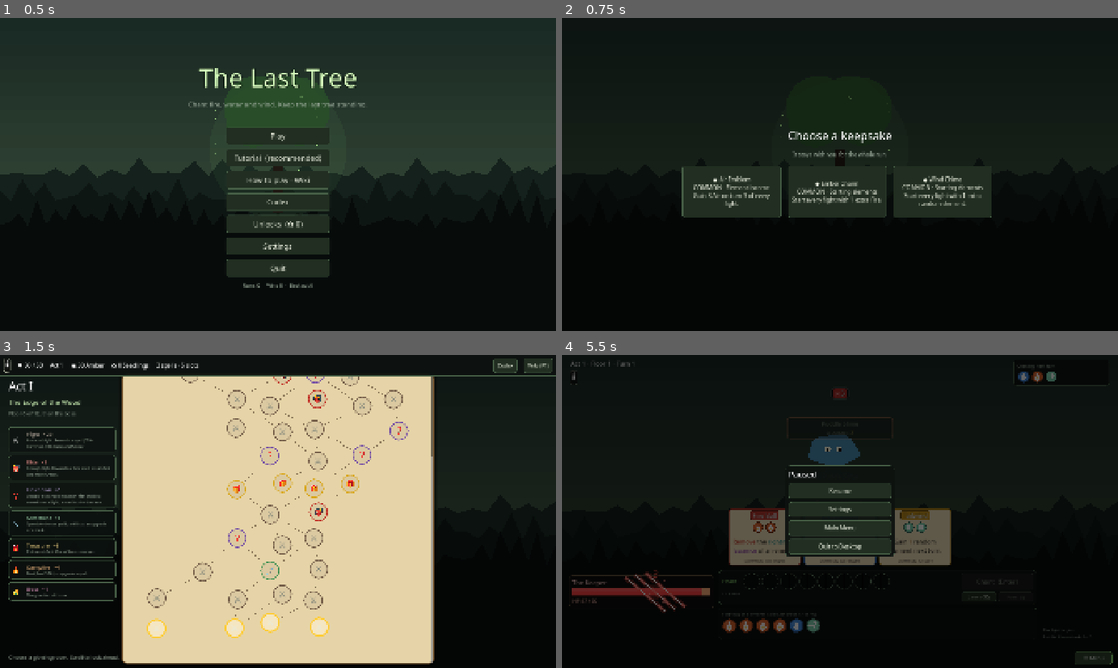
Above: before the commit, frames 1-4 (two rows, left to right).
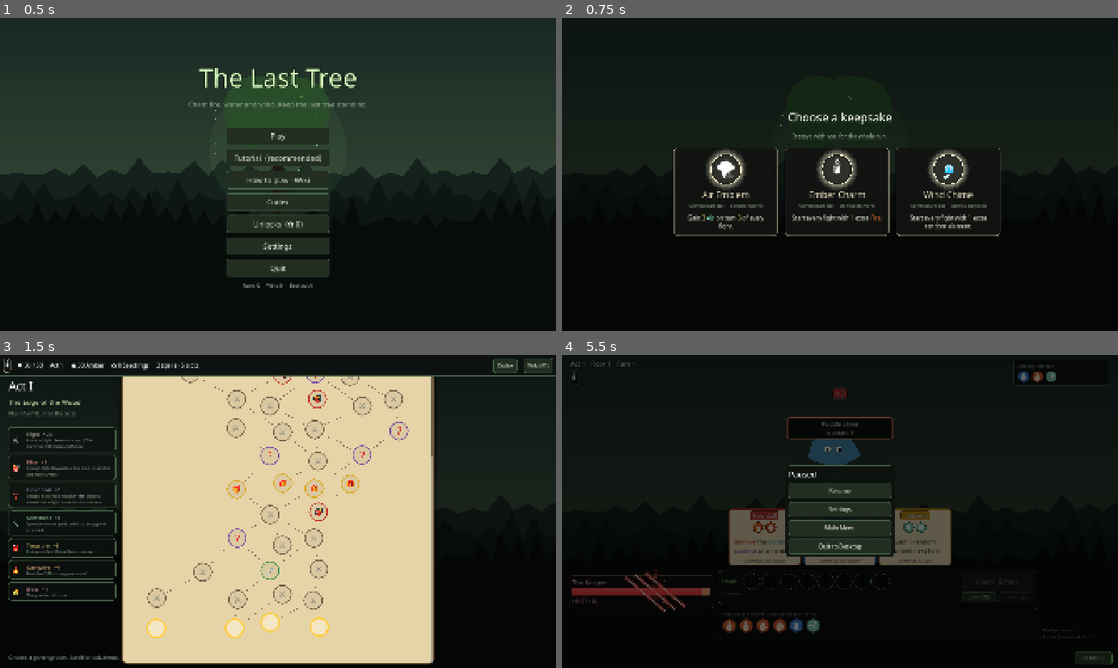
Above: after the commit, the same moments.

Repository: Vu-QuangMinh/The-last-tree
Game: Godot game, scene res://scenes/main.tscn
Same seed, same stepped clock (60 frames per second), same inputs: the game is played once before the commit and once after it.
Inputs (mouse positions are in pixels of both pictures, inside the frame that each line leads up to):
- Up to frame 1 (0.5 s): no input
- Up to frame 2 (0.75 s): click "Play" at 0.5 s
- Up to frame 3 (1.5 s): click (272, 527) at 1.25 s, where only the run before the commit has a clickable "◆ Ember Charm COMMON · Starti…"
- Up to frame 4 (5.5 s): click "⚔" at 2 s; click "Begin the fight" at 2.75 s; click "Clear (⌫)" at 3.5 s; click "Pass (E)" at 4.25 s; click "☰ Menu" at 5 s

Frame 1 is identical in both runs. In frame 2, 10% of the frame differs, in the area x 20-79%, y 30-70%; in frame 3, less than 0.1%; in frame 4, 0.3%.

Commit message:
some more

Diff:
--- a/scripts/core/artifacts.gd
+++ b/scripts/core/artifacts.gd
@@ -50,7 +50,7 @@
 	# ---- cursed: strong, with a price
 	{"id": "blood_pact", "name": "Blood Pact", "aspect": "Cursed", "desc": "+1 element every turn. CURSE: −12 max HP.", "cost": 0, "starter": true, "pool": "curse", "tier": "rare", "icon": "🩸"},
 	{"id": "broken_crown", "name": "Broken Crown", "aspect": "Cursed", "desc": "+2 active spell slots (up to the max of 8). CURSE: start every fight with 2 fewer elements.", "cost": 0, "starter": true, "pool": "boss", "tier": "legendary", "icon": "👑"},
-	{"id": "glass_heart", "name": "Glass Heart", "aspect": "Cursed", "desc": "Your Release deals 1 extra damage to every enemy it hits. CURSE: you take 25% more damage.", "cost": 0, "starter": true, "pool": "curse", "tier": "rare", "icon": "💔"},
+	{"id": "glass_heart", "name": "Glass Heart", "aspect": "Cursed", "desc": "Every enemy your Release hits also loses its rightmost Essence. CURSE: you take 25% more damage.", "cost": 0, "starter": true, "pool": "curse", "tier": "rare", "icon": "💔"},
 	{"id": "hungry_tome", "name": "Hungry Tome", "aspect": "Cursed", "desc": "Every spell can trigger 1 more time per turn. CURSE: −1 active spell slot.", "cost": 0, "starter": true, "pool": "curse", "tier": "rare", "icon": "📕"},
 	{"id": "withered_idol", "name": "Withered Idol", "aspect": "Cursed", "desc": "+1 element every turn and heal 6 after every fight. CURSE: enemies hit 1 harder.", "cost": 0, "starter": true, "pool": "curse", "tier": "rare", "icon": "🗿"},
 ]
--- a/scripts/core/spell_text.gd
+++ b/scripts/core/spell_text.gd
@@ -72,19 +72,17 @@
 				return "Steal %d element%s of your choice from %s" % [n, "s" if n > 1 else "", t]
 			return "Steal up to %d %s from %s" % [n, _el(e.el), t]
 		"burn":
-			if n == 1:
-				return "Burn 1: set a random Essence of %s on fire" % t
-			return "Burn %d: set %d random Essence of %s on fire" % [n, n, t]
+			return "Burn %d on %s" % [n, t]
 		"poison":
-			return "apply %d Poison to %s" % [n, t]
+			return "Poison %d on %s" % [n, t]
 		"stoke":
-			return "set as many more of %s Essence on fire as are Burning now" % ts
+			return "double the Burn on %s" % t
 		"weak":
-			return "Weaken %s for %s" % [t, _turns(e.turns)]
+			return "Weaken %d on %s" % [e.turns, t]
 		"freeze":
-			return "Freeze %s for %s" % [t, _turns(e.turns)]
+			return "Freeze %d on %s" % [e.turns, t]
 		"expose":
-			return "Expose %s for %s" % [t, _turns(e.turns)]
+			return "Expose %d on %s" % [e.turns, t]
 		"ethereal":
 			return "you become Ethereal this turn" if tg == "self" else "make %s Phased this turn" % t
 		"shield":
--- a/scripts/main.gd
+++ b/scripts/main.gd
@@ -81,7 +81,9 @@
 		_pinned.queue_free()
 		_pinned = null
 		if is_instance_valid(_pinned_owner):
-			_pinned_owner.tooltip_text = _pinned_text
+			_pinned_owner.remove_meta("tip_pinned")
+			# keyword text sets its own tooltip per hovered keyword, so it starts clean
+			_pinned_owner.tooltip_text = "" if _pinned_owner is KeywordText else _pinned_text
 		_pinned_owner = null
 		if ev.button_index == MOUSE_BUTTON_RIGHT:
 			get_viewport().set_input_as_handled()
@@ -100,6 +102,7 @@
 	_pinned_owner = c
 	_pinned_text = c.tooltip_text
 	c.tooltip_text = ""
+	c.set_meta("tip_pinned", true)  # keyword text checks this so hovering doesn't reopen its tooltip
 	# close the hover tooltip that may already be showing: nudge the mouse so the viewport re-checks
 	var m := get_viewport().get_mouse_position()
 	get_viewport().warp_mouse(m + Vector2(1, 0))
--- /dev/null
+++ b/scripts/ui/artifact_card.gd
@@ -0,0 +1,112 @@
+class_name ArtifactCard
+extends PanelContainer
+## An artifact on offer (keepsake, treasure, relic): its symbol big in a medallion ringed in its tier colour,
+## the name large in that colour, a small faded type line, and the description with hoverable keywords.
+
+signal clicked
+
+const TIER_COL := {"common": Color(0.93, 0.9, 0.78), "rare": Color(0.5, 0.78, 1.0), "legendary": Color(1.0, 0.78, 0.3)}
+const CURSED_COL := Color(1.0, 0.45, 0.4)
+const W := 360.0
+
+var artifact: Dictionary
+var _box: StyleBoxFlat
+var _col: Color
+var _medal: Control
+var _hover := false
+var _t := 0.0
+
+
+static func make(a: Dictionary) -> ArtifactCard:
+	var c := ArtifactCard.new()
+	c.artifact = a
+	return c
+
+
+func _ready() -> void:
+	var a := artifact
+	var cursed: bool = a.get("aspect", "") == "Cursed"
+	_col = CURSED_COL if cursed else TIER_COL.get(a.get("tier", "common"), Color.WHITE)
+	custom_minimum_size = Vector2(W, 0)
+	mouse_filter = Control.MOUSE_FILTER_STOP
+	mouse_default_cursor_shape = Control.CURSOR_POINTING_HAND
+	_box = StyleBoxFlat.new()
+	_box.bg_color = Color(0.07, 0.08, 0.07, 0.94)
+	_box.border_color = _col.darkened(0.35)
+	_box.set_border_width_all(2)
+	_box.set_corner_radius_all(14)
+	_box.content_margin_left = 22
+	_box.content_margin_right = 22
+	_box.content_margin_top = 18
+	_box.content_margin_bottom = 20
+	_box.shadow_color = Color(0, 0, 0, 0.5)
+	_box.shadow_size = 6
+	add_theme_stylebox_override("panel", _box)
+	var v := VBoxContainer.new()
+	v.add_theme_constant_override("separation", 6)
+	v.mouse_filter = Control.MOUSE_FILTER_IGNORE
+	add_child(v)
+	# the symbol, big, in a medallion
+	_medal = Control.new()
+	_medal.custom_minimum_size = Vector2(0, 118)
+	_medal.mouse_filter = Control.MOUSE_FILTER_IGNORE
+	_medal.draw.connect(_draw_medal)
+	v.add_child(_medal)
+	var icon := UiTheme.label(a.get("icon", "◆"), 60, Color.WHITE)
+	icon.horizontal_alignment = HORIZONTAL_ALIGNMENT_CENTER
+	icon.vertical_alignment = VERTICAL_ALIGNMENT_CENTER
+	icon.set_anchors_and_offsets_preset(Control.PRESET_FULL_RECT)
+	icon.mouse_filter = Control.MOUSE_FILTER_IGNORE
+	_medal.add_child(icon)
+	# name: big and in its tier colour
+	var name_l := UiTheme.label(a.name, 30, _col)
+	name_l.horizontal_alignment = HORIZONTAL_ALIGNMENT_CENTER
+	name_l.add_theme_constant_override("outline_size", 6)
+	name_l.add_theme_color_override("font_outline_color", Color(0, 0, 0, 0.8))
+	name_l.mouse_filter = Control.MOUSE_FILTER_IGNORE
+	v.add_child(name_l)
+	# type: small and faded
+	var tier: String = Artifacts.TIER_NAMES.get(a.get("tier", "common"), "")
+	var kind := "%s artifact  ·  %s" % [tier, a.get("aspect", "")]
+	var type_l := UiTheme.label(kind, 15, Color(0.62, 0.66, 0.6))
+	type_l.horizontal_alignment = HORIZONTAL_ALIGNMENT_CENTER
+	type_l.mouse_filter = Control.MOUSE_FILTER_IGNORE
+	v.add_child(type_l)
+	var gap := Control.new()
+	gap.custom_minimum_size = Vector2(0, 6)
+	gap.mouse_filter = Control.MOUSE_FILTER_IGNORE
+	v.add_child(gap)
+	# the description, keywords coloured and hoverable
+	var desc := KeywordText.make(a.desc, 20)
+	desc.custom_minimum_size = Vector2(W - 44, 0)
+	desc.add_theme_color_override("default_color", Color(0.9, 0.92, 0.86))
+	v.add_child(desc)
+	# the text catches the mouse (for its keyword tooltips), so a click on it still picks the artifact
+	desc.gui_input.connect(func(ev): if ev is InputEventMouseButton and ev.pressed and ev.button_index == MOUSE_BUTTON_LEFT: clicked.emit())
+
+
+func _process(d: float) -> void:
+	_t += d
+	_hover = is_visible_in_tree() and get_global_rect().has_point(get_global_mouse_position())
+	# hovered: the frame lights up in its colour and the medallion glows
+	var target := _col if _hover else _col.darkened(0.35)
+	_box.border_color = _box.border_color.lerp(target, minf(1.0, d * 12.0))
+	_box.set_border_width_all(3 if _hover else 2)
+	_medal.queue_redraw()
+
+
+func _draw_medal() -> void:
+	var c := _medal.size / 2.0
+	var r := 52.0
+	var pulse := 0.5 + 0.5 * sin(_t * 2.5)
+	var glow := 0.18 + (0.22 if _hover else 0.08) * pulse
+	for k in 4:
+		_medal.draw_circle(c, r + 6.0 + k * 5.0, Color(_col, glow * (1.0 - k * 0.24)))
+	_medal.draw_circle(c, r, Color(0.13, 0.14, 0.12))
+	_medal.draw_circle(c, r - 6.0, Color(0.18, 0.19, 0.16))
+	_medal.draw_arc(c, r, 0, TAU, 48, _col, 3.0)
+
+
+func _gui_input(ev: InputEvent) -> void:
+	if ev is InputEventMouseButton and ev.pressed and ev.button_index == MOUSE_BUTTON_LEFT:
+		clicked.emit()
--- a/scripts/ui/choice_screen.gd
+++ b/scripts/ui/choice_screen.gd
@@ -54,25 +54,10 @@
 		card.clicked.connect(func(_c): chosen.emit(idx))
 		row.add_child(card)
 	for i in artifacts.size():
-		var a: Dictionary = artifacts[i]
-		var b := Button.new()
-		b.custom_minimum_size = Vector2(340, 180)
-		var cursed: bool = a.get("aspect", "") == "Cursed"
-		var tier: String = Artifacts.TIER_NAMES.get(a.get("tier", "common"), "")
-		b.text = "%s %s\n%s · %s\n\n%s" % ["☠" if cursed else "◆", a.name, tier.to_upper(), "CURSED" if cursed else a.get("aspect", ""), a.desc]
-		if a.get("tier", "") == "legendary" and not cursed:
-			b.add_theme_color_override("font_color", Color(1, 0.8, 0.4))
-		elif a.get("tier", "") == "rare" and not cursed:
-			b.add_theme_color_override("font_color", Color(0.6, 0.8, 1))
-		if cursed:
-			b.add_theme_color_override("font_color", Color(1, 0.55, 0.5))
-			b.add_theme_color_override("font_hover_color", Color(1, 0.7, 0.65))
-		b.autowrap_mode = TextServer.AUTOWRAP_WORD_SMART
-		b.add_theme_font_size_override("font_size", 20)
-		b.focus_mode = Control.FOCUS_NONE
+		var card := ArtifactCard.make(artifacts[i])
 		var idx := i
-		b.pressed.connect(func(): chosen.emit(idx))
-		row.add_child(b)
+		card.clicked.connect(func(): chosen.emit(idx))
+		row.add_child(card)
 	if can_skip:
 		var skip := UiTheme.button("Skip", func(): chosen.emit(-1), 20)
 		skip.size_flags_horizontal = Control.SIZE_SHRINK_CENTER
--- a/scripts/ui/fight_screen.gd
+++ b/scripts/ui/fight_screen.gd
@@ -795,8 +795,6 @@
 	if fight.over:
 		await _finish()
 	elif not fight.has_valid_move() and auto_release:
-		if fight.used.is_empty():
-			_banner("No spell matched", UiTheme.MUTED, 0.6)
 		await _wait(0.5)
 		await _damage_step()
 
@@ -920,7 +918,6 @@
 	if fight.over:
 		await _finish()
 	else:
-		_banner("Your turn", Color(0.9, 0.95, 0.8), 0.7)
 		tut.emit("turn_start", fight.turn)
 
 
@@ -933,13 +930,16 @@
 
 func _finish() -> void:
 	busy = true
-	_banner("Victory!" if fight.won else "The last tree falls…", Color(0.6, 1, 0.5) if fight.won else UiTheme.DANGER)
-	await get_tree().create_timer(1.0).timeout
-	if fight.won and fight.player.damage_taken <= 0.0:
-		await _slam("Perfect!", Color(0.55, 1.0, 0.75), Color(0.0, 0.3, 0.2), 150)
+	if fight.won:
+		await get_tree().create_timer(0.3).timeout
+		if fight.player.damage_taken <= 0.0:
+			await _slam("Perfect Victory!", Color(0.55, 1.0, 0.75), Color(0.0, 0.3, 0.2), 120)
+		else:
+			await _slam("Victory!", Color(0.75, 1.0, 0.5), Color(0.1, 0.28, 0.05), 140)
 		await get_tree().create_timer(0.5).timeout
 	else:
-		await get_tree().create_timer(0.4).timeout
+		_banner("The last tree falls…", UiTheme.DANGER, 1.6)
+		await get_tree().create_timer(1.6).timeout
 	finished.emit(fight.won)
 
 
@@ -1317,7 +1317,6 @@
 					card.refresh()
 			await _wake_fx(hits, false)
 			_refresh_all()
-			_banner("Your spells come alive!", Color(1, 0.9, 0.55), 0.6)
 			await _wait(0.3)
 		"extension":
 			# the chant changed and woke more spells: the same flight (all at once), then an "Extension!" slam each.
@@ -1332,15 +1331,13 @@
 			_refresh_all()
 		"spell":
 			Audio.play("spell_glow")
-			# the card lifts and glows, and says what it does
+			# the card lifts and glows (its text is right there on the card)
 			var card := _card_for(ev.spell.id)
 			if card:
 				var tw := card.create_tween()
 				tw.tween_property(card, "modulate", Color(1.5, 1.4, 1.1), 0.12)
 				tw.tween_property(card, "modulate", Color.WHITE, 0.4)
-			var at := (card.global_position + Vector2(card.size.x * card.scale.x / 2.0, -20)) if card else Vector2(960, 480)
-			_callout("[b]%s[/b]\n%s" % [ev.spell.name, Keywords.colorize(SpellText.card_text(ev.spell))], at, GameData.spell_color(ev.spell.pattern), 1.1)
-			await _wait(0.55)
+			await _wait(0.4)
 		"spell_effect":
 			await _spell_fly(ev)
 		"effect":
@@ -1365,7 +1362,6 @@
 			var v: EnemyView = _views.get(ev.enemy)
 			if v:
 				v.hit_flash()
-				_float_text("Poison", v.global_position + Vector2(90, 200), Color(0.6, 0.95, 0.4))
 			if ev.get("burn", false):
 				Audio.play("sfx_burn_tick")
 			if ev.get("poison", false):
@@ -1738,7 +1734,7 @@
 	tw.tween_property(actor.creature, "scale", Vector2.ONE, 0.2)
 	var m: Dictionary = ev.move
 	var words := "❄ Frozen: it skips its turn." if ev.frozen else _move_words(m, ev.enemy)
-	_callout("[b]%s[/b]\n%s" % [ev.enemy.name, Keywords.colorize(words)], actor.global_position + Vector2(actor.size.x / 2.0, 250), Color(1, 0.55, 0.4), 0.9)
+	_callout("[b]%s[/b]\n%s" % [ev.enemy.name, Keywords.colorize(words)], actor.global_position + Vector2(actor.size.x / 2.0, 250), Color(1, 0.55, 0.4), 1.8)
 	await _wait(0.75)
 
 
@@ -1802,11 +1798,9 @@
 		var comet := Comet.launch(_fx, from, to, (look[1] as Color).lightened(0.3))
 		comet.rise = 60.0
 		await _wait(0.45)
-		_float_text("%s %s" % [look[0], info[0]], to + Vector2(-40, -40), (look[1] as Color).lightened(0.4))
 		_shake(4.0)
 	elif v:
 		v.hit_flash()
-		_float_text("%s %s" % [look[0], info[0]], v.global_position + Vector2(90, 190), (look[1] as Color).lightened(0.45))
 	_sync_views()
 	_refresh_all()
 	await _wait(0.5)
--- /dev/null
+++ b/scripts/ui/keyword_text.gd
@@ -0,0 +1,37 @@
+class_name KeywordText
+extends RichTextLabel
+## Rules text with coloured keywords you can hover: each keyword shows its own explanation as a tooltip, and
+## right-click pins it (like every other tooltip). Hovering plain words shows nothing.
+
+var on_parchment := false
+
+
+static func make(text: String, font_px := 20, p_on_parchment := false) -> KeywordText:
+	var r := KeywordText.new()
+	r.on_parchment = p_on_parchment
+	r.add_theme_font_size_override("normal_font_size", font_px)
+	r.add_theme_font_size_override("bold_font_size", font_px)
+	r.set_rules(text)
+	return r
+
+
+func _init() -> void:
+	bbcode_enabled = true
+	fit_content = true
+	scroll_active = false
+	autowrap_mode = TextServer.AUTOWRAP_WORD_SMART
+	meta_underlined = false
+	mouse_filter = Control.MOUSE_FILTER_STOP
+	meta_hover_started.connect(func(meta): if not has_meta("tip_pinned"): tooltip_text = Keywords.keyword_tip(str(meta)))
+	meta_hover_ended.connect(func(_meta): tooltip_text = "")
+
+
+func set_rules(text: String, centered := true) -> void:
+	var body := Keywords.colorize(text, on_parchment, true)
+	self.text = ("[center]%s[/center]" % body) if centered else body
+
+
+func _make_custom_tooltip(for_text: String) -> Object:
+	if for_text.strip_edges() == "":
+		return null
+	return Keywords.make_tooltip(for_text)
--- a/scripts/ui/keywords.gd
+++ b/scripts/ui/keywords.gd
@@ -4,6 +4,7 @@
 
 ## keyword -> [colour on dark UI, colour on parchment, explanation]
 const K := {
+	"curse": [Color(1.0, 0.45, 0.4), Color(0.7, 0.1, 0.08), "Curse: the price of a cursed artifact. It lasts as long as you keep the artifact."],
 	"remove": [Color(1.0, 0.45, 0.4), Color(0.72, 0.12, 0.08), "Remove: knock elements off an enemy's Essence, one per point. When its Essence is all gone, it's defeated."],
 	"leftmost": [Color(0.45, 0.88, 0.85), Color(0.0, 0.45, 0.45), "Leftmost: the left end of the enemy's Essence row. \"The 3 leftmost Essence\" are the 3 elements at its left end."],
 	"rightmost": [Color(0.45, 0.88, 0.85), Color(0.0, 0.45, 0.45), "Rightmost: the right end of the enemy's Essence row. \"The 3 rightmost Essence\" are the 3 elements at its right end."],
@@ -20,18 +21,18 @@
 	"rearrange": [Color(0.95, 0.85, 0.5), Color(0.55, 0.4, 0.0), "Rearrange: grab an element of this turn's chant and drag it to another spot. It counts at once, so it can wake more spells."],
 	"resonate": [Color(0.95, 0.85, 0.5), Color(0.55, 0.4, 0.0), "Resonate: pick an element of this turn's chant; it is copied in place. It counts at once, so it can wake more spells."],
 	"execute": [Color(1.0, 0.35, 0.35), Color(0.65, 0.05, 0.05), "Execute: destroy the enemy outright if its Essence is low enough (not bosses)."],
-	"burn": [Color(1.0, 0.55, 0.2), Color(0.78, 0.3, 0.0), "Burn: sets that many random Essence of the enemy on fire. At the start of your next turn, every burning Essence is removed."],
-	"poison": [Color(0.55, 0.9, 0.3), Color(0.25, 0.5, 0.05), "Poison: at the start of its turn the enemy loses its rightmost Essence, then Poison goes down by 1."],
+	"burn": [Color(1.0, 0.55, 0.2), Color(0.78, 0.3, 0.0), "Burn N: sets N random Essence of the enemy on fire. At the start of your next turn, every burning Essence is removed. (Double the Burn: sets as many more on fire as are burning.)"],
+	"poison": [Color(0.55, 0.9, 0.3), Color(0.25, 0.5, 0.05), "Poison N: at the start of each of its turns the enemy loses its rightmost Essence, then Poison goes down by 1."],
 	"shield": [Color(0.55, 0.8, 1.0), Color(0.1, 0.35, 0.7), "Shield: blocks that much attack damage until your next turn."],
 	"aegis": [Color(1.0, 0.9, 0.5), Color(0.6, 0.45, 0.0), "Aegis: blocks one whole enemy hit, whatever its size."],
 	"thorns": [Color(0.75, 0.85, 0.4), Color(0.35, 0.45, 0.05), "Thorns: when an enemy hits you, it loses that many of its rightmost Essence."],
 	"heal": [Color(0.45, 1.0, 0.55), Color(0.1, 0.5, 0.15), "Heal: restore HP, up to your maximum."],
-	"weaken": [Color(0.75, 0.65, 0.95), Color(0.4, 0.25, 0.6), "Weakened: the enemy deals 50% less damage."],
-	"weakened": [Color(0.75, 0.65, 0.95), Color(0.4, 0.25, 0.6), "Weakened: the enemy deals 50% less damage."],
-	"freeze": [Color(0.6, 0.9, 1.0), Color(0.1, 0.45, 0.6), "Frozen: an enemy skips its next action. On your elements: they can't be used this turn. Bosses can't be frozen."],
-	"frozen": [Color(0.6, 0.9, 1.0), Color(0.1, 0.45, 0.6), "Frozen: an enemy skips its next action. On your elements: they can't be used this turn. Bosses can't be frozen."],
-	"expose": [Color(1.0, 0.45, 0.55), Color(0.7, 0.1, 0.25), "Exposed: whenever your Release hits it, the enemy also loses its rightmost Essence."],
-	"exposed": [Color(1.0, 0.45, 0.55), Color(0.7, 0.1, 0.25), "Exposed: whenever your Release hits it, the enemy also loses its rightmost Essence."],
+	"weaken": [Color(0.75, 0.65, 0.95), Color(0.4, 0.25, 0.6), "Weaken N: for N turns, the enemy deals 50% less damage."],
+	"weakened": [Color(0.75, 0.65, 0.95), Color(0.4, 0.25, 0.6), "Weaken N: for N turns, the enemy deals 50% less damage."],
+	"freeze": [Color(0.6, 0.9, 1.0), Color(0.1, 0.45, 0.6), "Freeze N: the enemy skips its actions for N turns. Frozen elements of yours can't be used this turn. Bosses can't be frozen."],
+	"frozen": [Color(0.6, 0.9, 1.0), Color(0.1, 0.45, 0.6), "Freeze N: the enemy skips its actions for N turns. Frozen elements of yours can't be used this turn. Bosses can't be frozen."],
+	"expose": [Color(1.0, 0.45, 0.55), Color(0.7, 0.1, 0.25), "Expose N: for N turns, whenever your Release hits it, the enemy also loses its rightmost Essence."],
+	"exposed": [Color(1.0, 0.45, 0.55), Color(0.7, 0.1, 0.25), "Expose N: for N turns, whenever your Release hits it, the enemy also loses its rightmost Essence."],
 	"ethereal": [Color(0.8, 0.8, 1.0), Color(0.35, 0.35, 0.65), "Ethereal: takes no damage from attacks, but double damage from effects. An Ethereal enemy can't be touched by your chant."],
 	"phased": [Color(0.8, 0.8, 1.0), Color(0.35, 0.35, 0.65), "Phased: your spells remove double from it this turn."],
 	"armour": [Color(0.8, 0.82, 0.9), Color(0.35, 0.35, 0.42), "Armour: an armoured element still counts for matching, but isn't removed that turn."],
@@ -78,7 +79,8 @@
 
 
 ## BBCode with keywords, element letters (F W A) and numbers coloured. on_parchment picks the darker palette.
-static func colorize(text: String, on_parchment := false) -> String:
+## links: keywords become [url] links, so a KeywordText can show each one's explanation on hover.
+static func colorize(text: String, on_parchment := false, links := false) -> String:
 	var out := ""
 	var last := 0
 	for m in _regex().search_all(text):
@@ -93,9 +95,20 @@
 			col = K[key][1] if on_parchment else K[key][0]
 		else:
 			col = NUMBER_LIGHT if on_parchment else NUMBER_DARK
-		out += "[color=#%s][b]%s[/b][/color]" % [col.to_html(false), _escape(word)]
+		var piece := "[color=#%s][b]%s[/b][/color]" % [col.to_html(false), _escape(word)]
+		if links and letter == "" and key != "" and K.has(key) and K[key][2] != "":
+			piece = "[url=%s]%s[/url]" % [key, piece]
+		out += piece
 		last = m.get_end()
 	return out + _escape(text.substr(last))
+
+
+## A keyword's own tooltip: its name as the title, then what it means.
+static func keyword_tip(key: String) -> String:
+	if not K.has(key) or K[key][2] == "":
+		return ""
+	var parts: PackedStringArray = String(K[key][2]).split(":", true, 1)
+	return "[b][font_size=25][color=#%s]%s[/color][/font_size][/b]\n%s" % [K[key][0].to_html(false), _escape(parts[0]), colorize(parts[1].strip_edges() if parts.size() > 1 else parts[0])]
 
 
 ## Explanations for the keywords that appear in the text (each once).
Not shown, added: scripts/ui/artifact_card.gd.uid
Not shown, added: scripts/ui/keyword_text.gd.uid
Not shown, changed: docs/spell-list.md
Not shown, changed: docs/spells.xlsx
Not shown, changed: tools/spell_report.py
